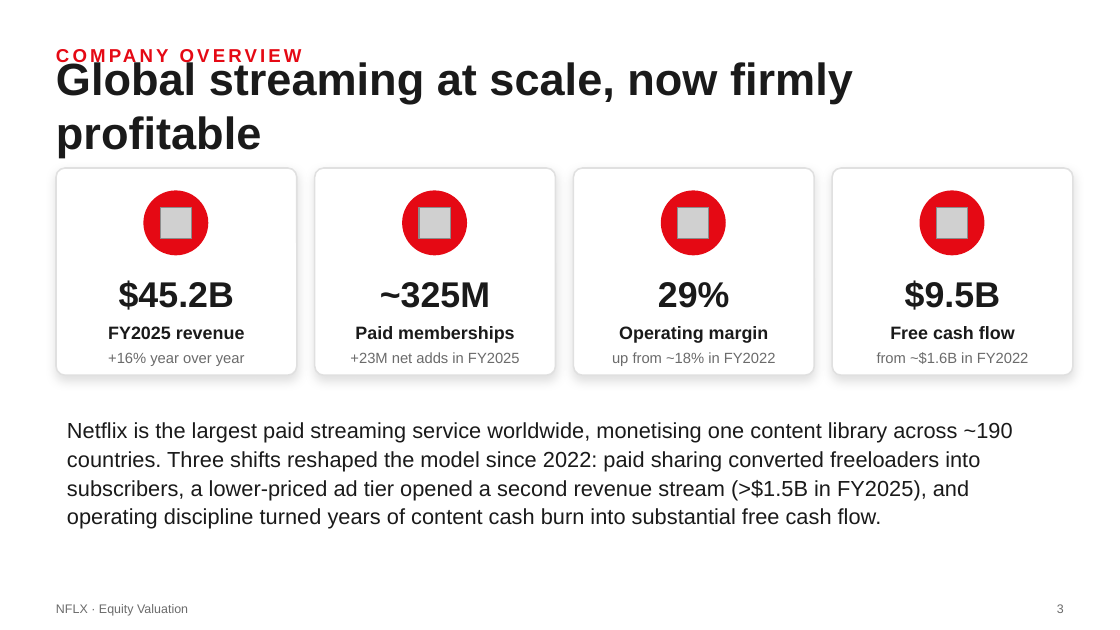
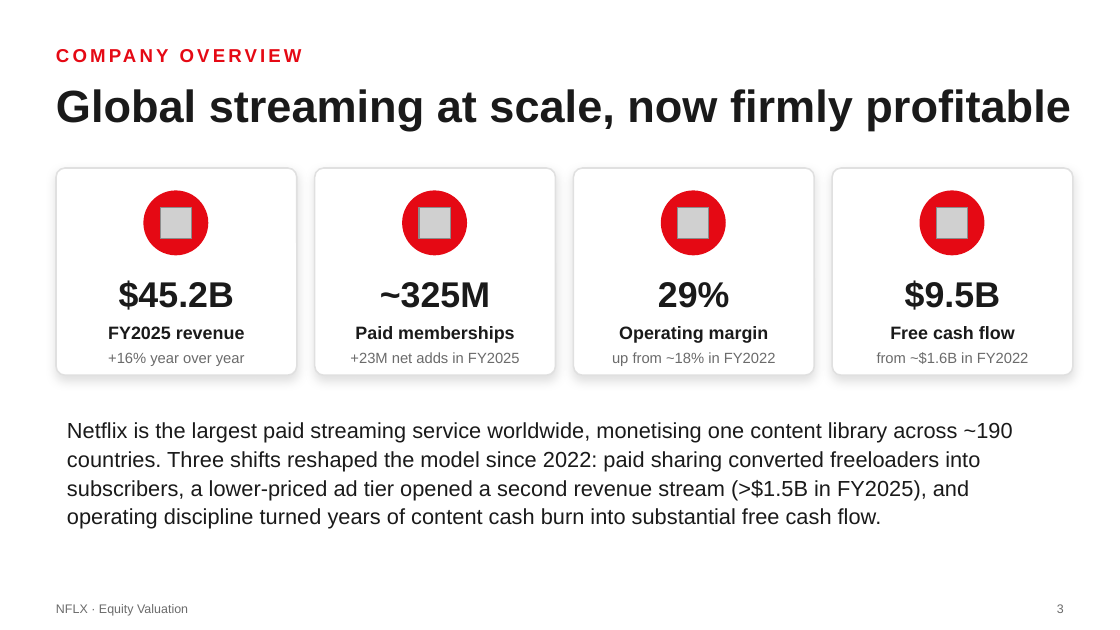
Before and after one commit to Yash5204/equity-valuation-framework, a slide deck: slide 3 of outputs/NFLX_Investment_Pitch.pptx. Drawn at 1120x630 pixels with LibreOffice and Linux fonts; fonts in the diff are those of the drawing; grey boxes stand for pictures. Boxes give left, top, right and bottom in pixels: in the first picture for what was removed or moved away, otherwise in the second. Text is boxed around its words. In the diff, an @@ line names an element or a change of style, - is before the commit and + after.

```diff
--- a/outputs/NFLX_Investment_Pitch.pptx
+++ b/outputs/NFLX_Investment_Pitch.pptx
@@ text "Global streaming at scale, now ..." rewrapped from [56,59,853,157] to [56,89,1070,130] @@
```
Also in this commit, not shown: 5 other slides changed.
